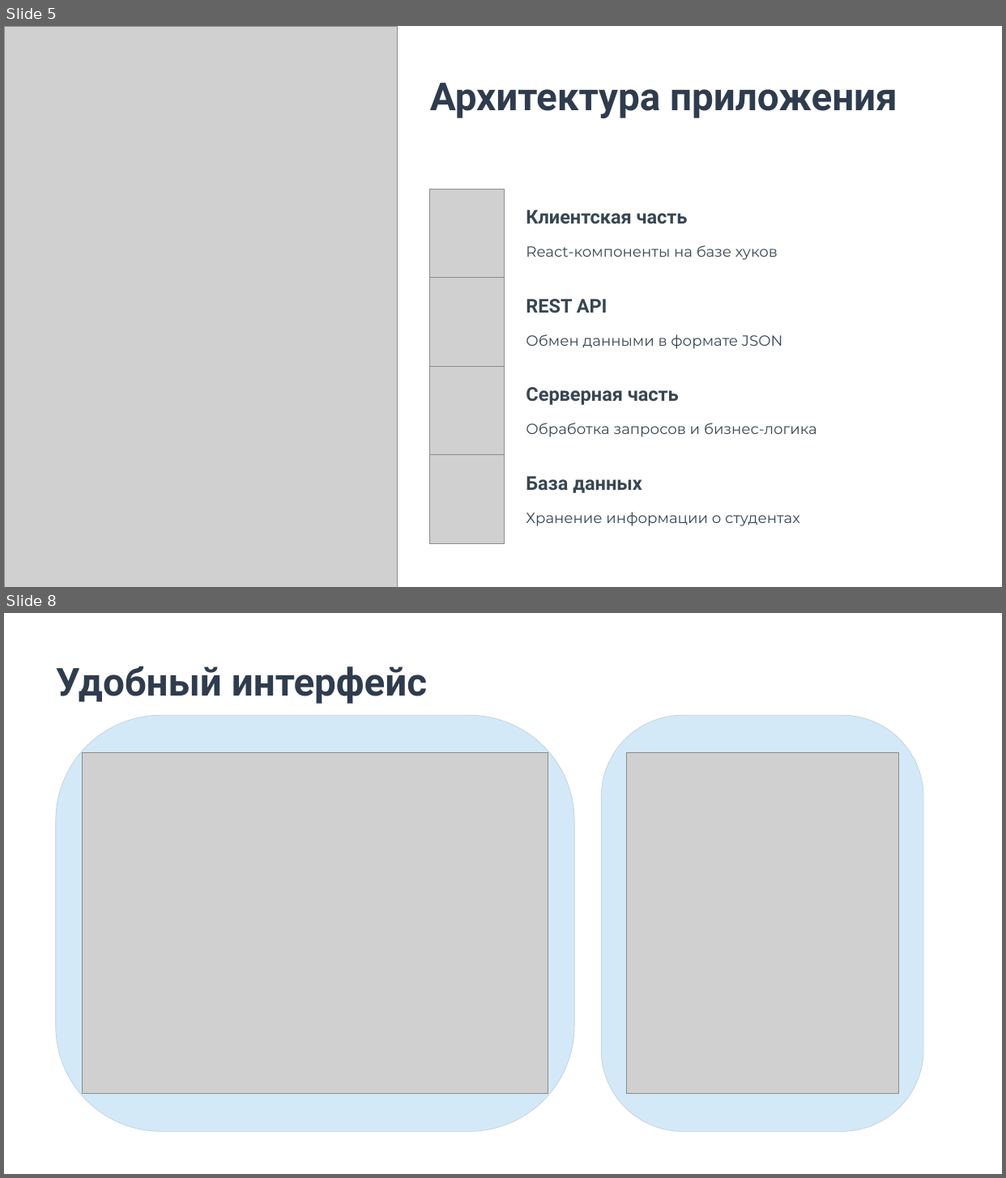
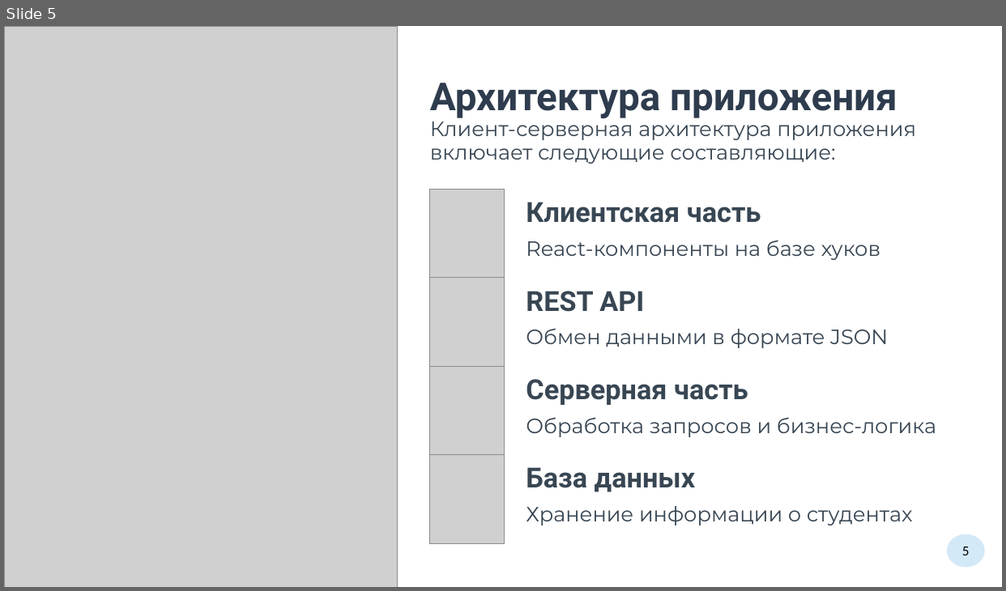
Before and after one commit to dizmortus/PerformanceAccounting, a slide deck: файлы/Высоцкий.pptx. Shown one above the other, each under a label of ours: slides 5 and 8 before the commit, slide 5 after it; the slides between them are not shown. The pictures are 1006x1178 and 1006x591 pixels, drawn with LibreOffice and Linux fonts; fonts in the diff are those of the drawing; grey boxes stand for pictures; background and template pictures are left out. Boxes give left, top, right and bottom in pixels: in the first picture for what was removed or moved away, otherwise in the second. Text is boxed around its words. In the diff, an @@ line names an element or a change of style, - is before the commit and + after.

```diff
--- a/файлы/Высоцкий.pptx
+++ b/файлы/Высоцкий.pptx
@@ slide 8 removed at <box>4,613,1002,1174</box>, background picture (left out) @@
@@ text removed at <box>56,666,427,704</box> @@
-Удобный интерфейс
@@ rounded rectangle removed at <box>56,715,575,1132</box> @@
@@ rounded rectangle removed at <box>601,715,923,1132</box> @@
@@ picture removed at <box>83,752,548,1094</box> @@
@@ picture removed at <box>626,752,898,1093</box> @@
@@ rectangle removed at <box>863,1131,995,1167</box> @@
@@ slide 5 changed as well @@
@@ text added at <box>430,116,916,164</box>, 24 pt, text #384653 @@
+Клиент-серверная архитектура приложения
+включает следующие составляющие:
@@ size 22 to 32 pt in 4 elements at <box>526,202,761,223</box>, <box>526,291,644,312</box>, <box>526,379,748,405</box>, <box>526,467,696,493</box> @@
@@ size 17 to 24 pt in 4 elements at <box>526,240,880,260</box>, <box>526,328,888,348</box>, <box>526,417,936,437</box>, <box>526,506,913,526</box> @@
@@ ellipse added at <box>947,535,985,567</box>, fill #D4E9F7, 16 pt, text #000000 @@
+5
```
Also in this commit, not shown: 6 other slides changed, 3 slides added, 1 other slide removed, 6 other files.
